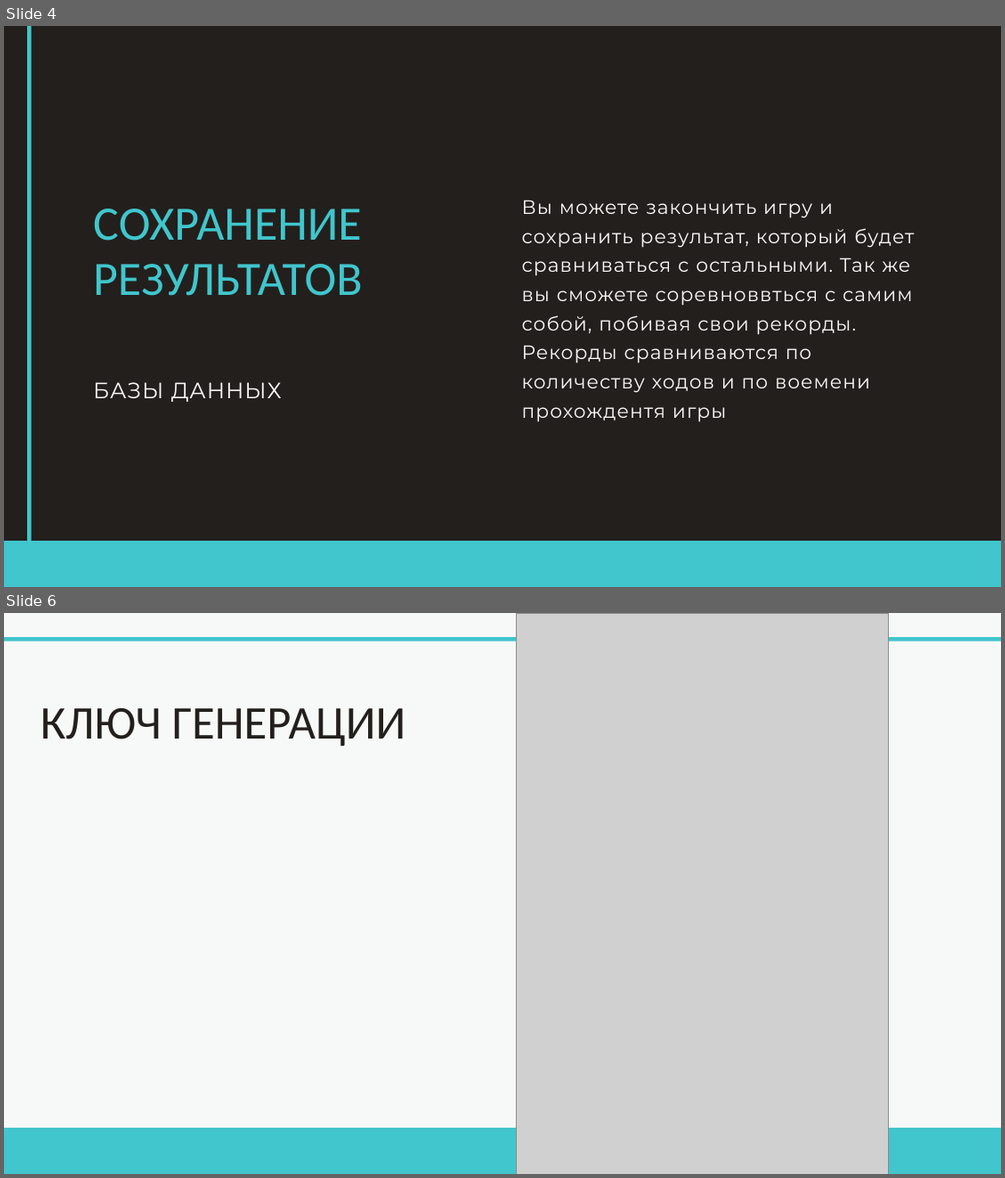
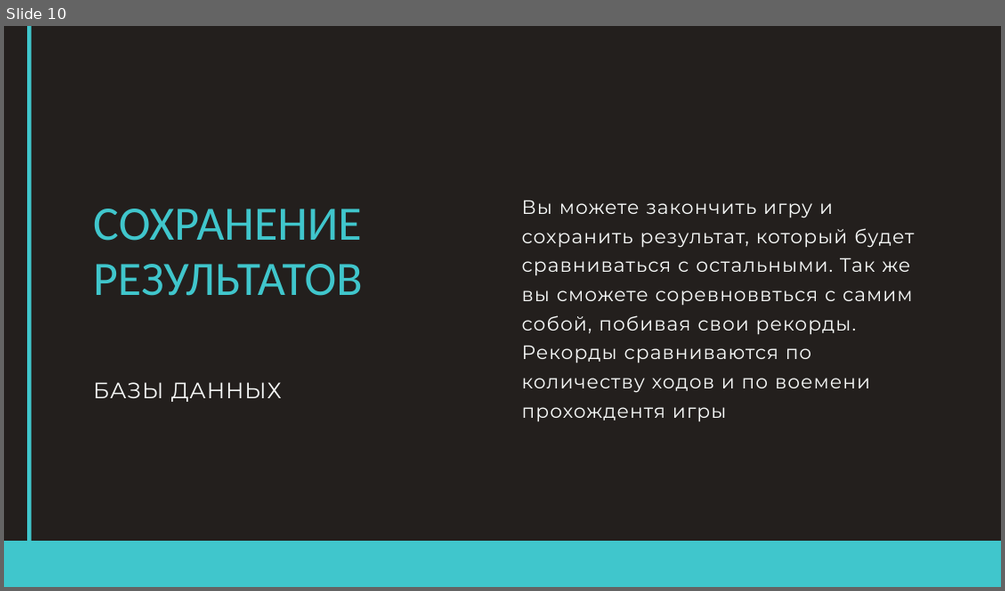
Before and after one commit to Nekro25/Alien-Miner, a slide deck: Инопланетный шахтер.pptx. Shown one above the other, each under a label of ours: slides 4 and 6 before the commit, slide 10 after it; the slides between them are not shown. The pictures are 1005x1178 and 1005x591 pixels, drawn with LibreOffice and Linux fonts; fonts in the diff are those of the drawing; grey boxes stand for pictures. Boxes give left, top, right and bottom in pixels: in the first picture for what was removed or moved away, otherwise in the second. Text is boxed around its words. In the diff, an @@ line names an element or a change of style, - is before the commit and + after.

```diff
--- a/Инопланетный шахтер.pptx
+++ b/Инопланетный шахтер.pptx
@@ slide 6 removed at (x1=4, y1=613, x2=1001, y2=1174), background #F7F9F8 @@
@@ rectangle removed at (x1=4, y1=637, x2=1001, y2=641) @@
@@ picture removed at (x1=516, y1=613, x2=888, y2=1174) @@
@@ text removed at (x1=40, y1=708, x2=406, y2=747) @@
-КЛЮЧ ГЕНЕРАЦИИ
@@ rectangle removed at (x1=4, y1=1127, x2=1001, y2=1174) @@
@@ what was slide 4 is now slide 10 @@
```
Also in this commit, not shown: 4 slides changed, 4 slides added, 3 other slides removed, 4 other files.
